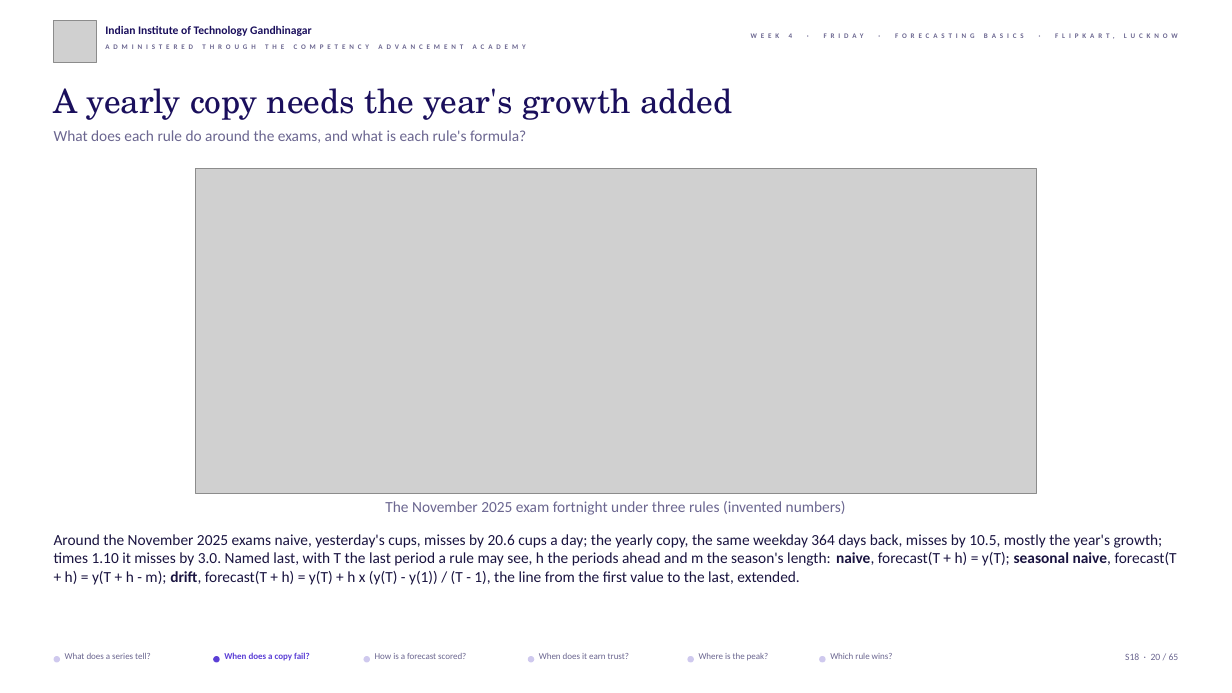
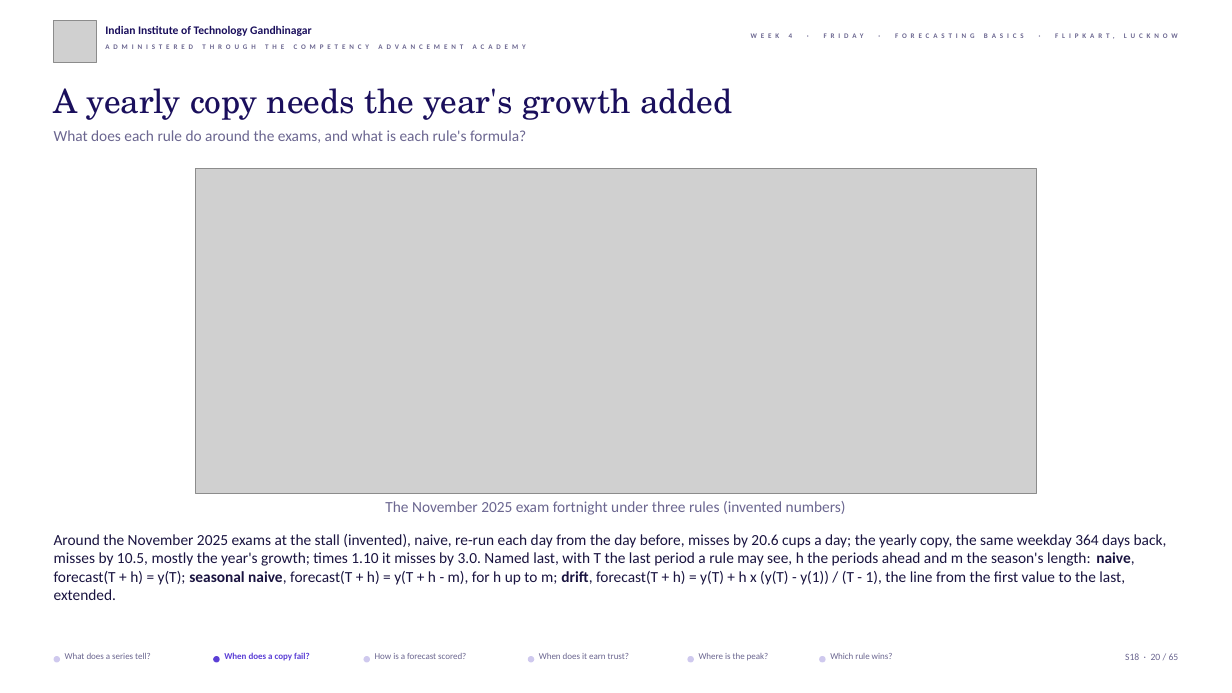
Before and after one commit to fde-academy-lab/c2-content-factory, a slide deck: slide 20 of content/W04/D5/slides/C2_W04_D05_half1_STUDENT.pptx. Drawn at 1232x693 pixels with LibreOffice and Linux fonts; fonts in the diff are those of the drawing; grey boxes stand for pictures; background and template pictures are left out. Boxes give left, top, right and bottom in pixels: in the first picture for what was removed or moved away, otherwise in the second. Text is boxed around its words. In the diff, an @@ line names an element or a change of style, - is before the commit and + after.

```diff
--- a/content/W04/D5/slides/C2_W04_D05_half1_STUDENT.pptx
+++ b/content/W04/D5/slides/C2_W04_D05_half1_STUDENT.pptx
@@ text at (54, 534, 1167, 600): text changed @@
-Around the November 2025 exams naive, yesterday's cups, misses by 20.6 cups a day; the yearly copy, the same weekday 364 days back, misses by 10.5, mostly the year's growth; times 1.10 it misses by 3.0. Named last, with T the last period a rule may see, h the periods ahead and m the season's length: naive, forecast(T + h) = y(T); seasonal naive, forecast(T + h) = y(T + h - m); drift, forecast(T + h) = y(T) + h x (y(T) - y(1)) / (T - 1), the line from the first value to the last, extended.
+Around the November 2025 exams at the stall (invented), naive, re-run each day from the day before, misses by 20.6 cups a day; the yearly copy, the same weekday 364 days back, misses by 10.5, mostly the year's growth; times 1.10 it misses by 3.0. Named last, with T the last period a rule may see, h the periods ahead and m the season's length: naive, forecast(T + h) = y(T); seasonal naive, forecast(T + h) = y(T + h - m), for h up to m; drift, forecast(T + h) = y(T) + h x (y(T) - y(1)) / (T - 1), the line from the first value to the last, extended.
```
Also in this commit, not shown: 45 other slides changed, 5 other files.
